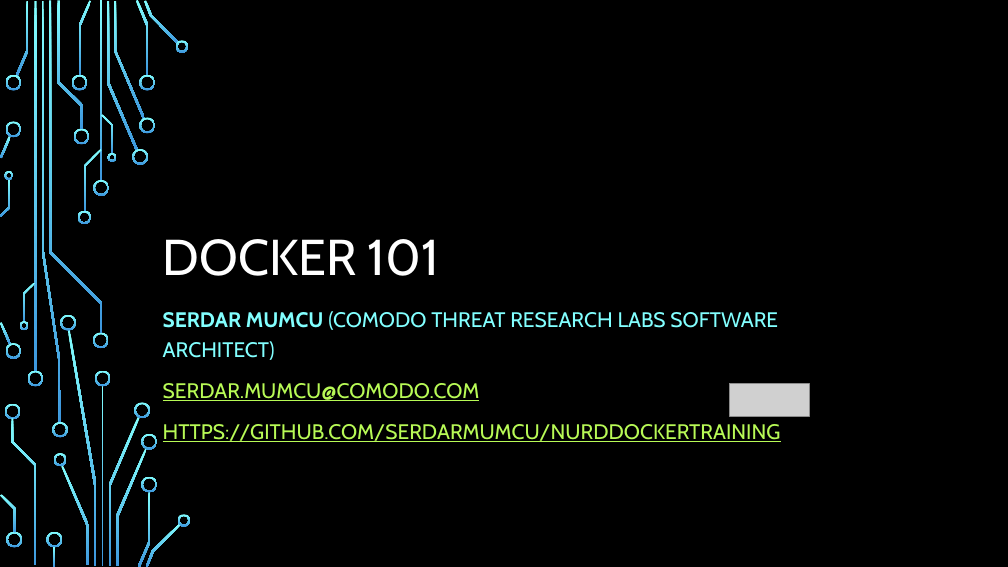
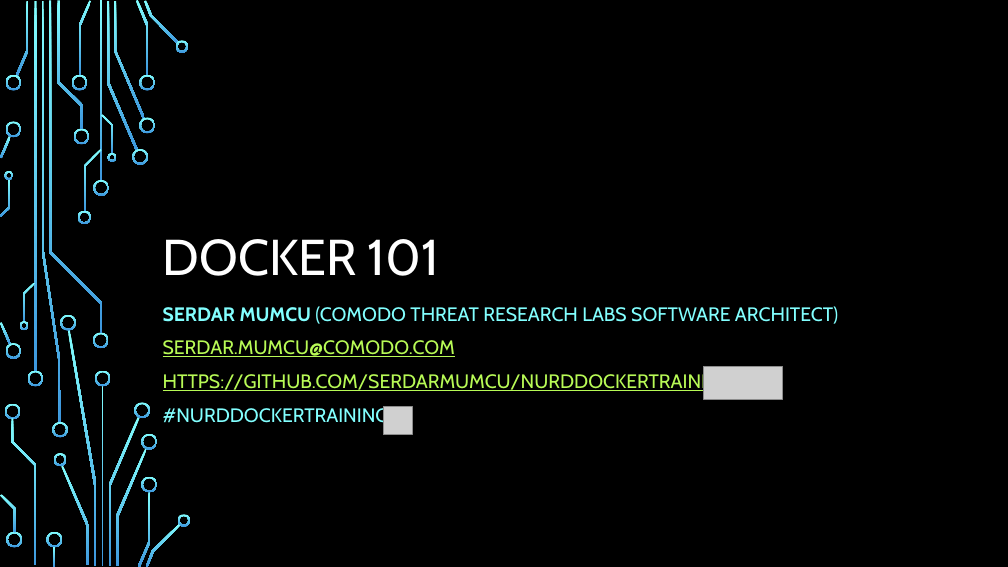
Before and after one commit to ksalihcavusoglu/nurddockertraining, a slide deck: slide 1 of DOCKER 101.pptx. Drawn at 1008x567 pixels with LibreOffice and Linux fonts; fonts in the diff are those of the drawing; grey boxes stand for pictures; background and template pictures are left out. Boxes give left, top, right and bottom in pixels: in the first picture for what was removed or moved away, otherwise in the second. Text is boxed around its words. In the diff, an @@ line names an element or a change of style, - is before the commit and + after.

```diff
--- a/DOCKER 101.pptx
+++ b/DOCKER 101.pptx
@@ subtitle at (163, 306, 838, 394): size 20 to 18.5 pt in "SERDAR MUMCU (COMODO THREAT RESEARCH LABS SOFTWARE ...", "SERDAR.MUMCU@COMODO.COM", "HTTPS://GITHUB.COM/SERDARMUMCU/NURDDOCKERTRAINING"; line spacing 1.2 to 1 @@
@@ picture: place and size @@
-picture at (730, 383, 809, 417)
+picture at (703, 366, 783, 399)
@@ subtitle at (163, 406, 389, 428): paragraph added @@
+#NURDDOCKERTRAINING
@@ picture added at (383, 406, 412, 435) @@
```
Also in this commit, not shown: 13 other slides changed, 6 slides added, 4 slides removed, 30 other files.
